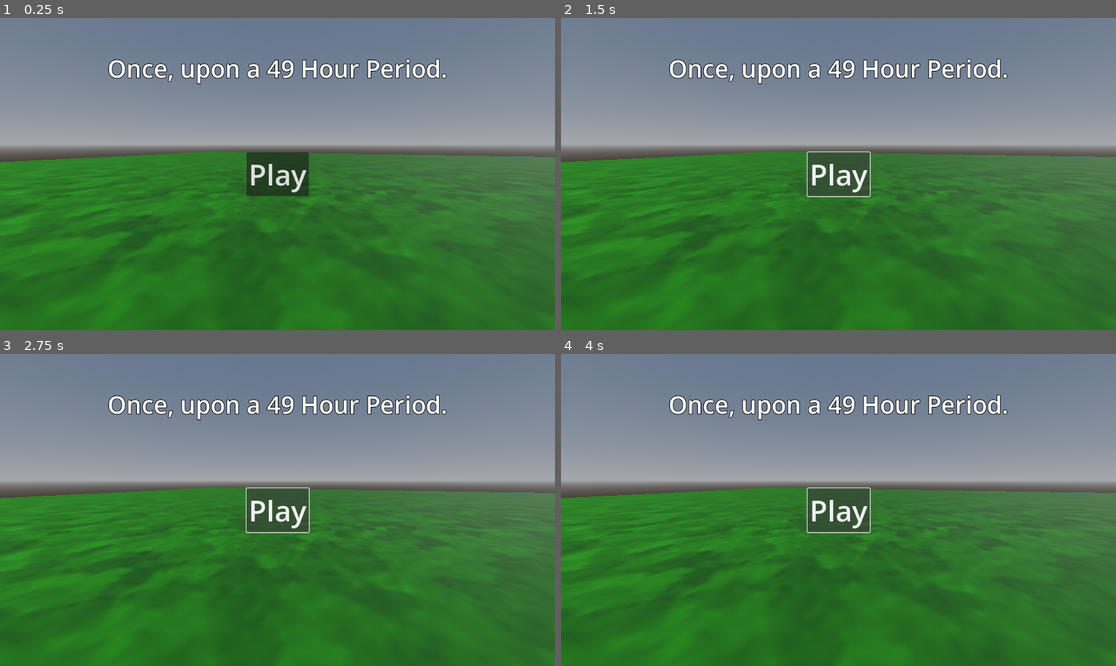
Above: before the commit, frames 1-4 (two rows, left to right).
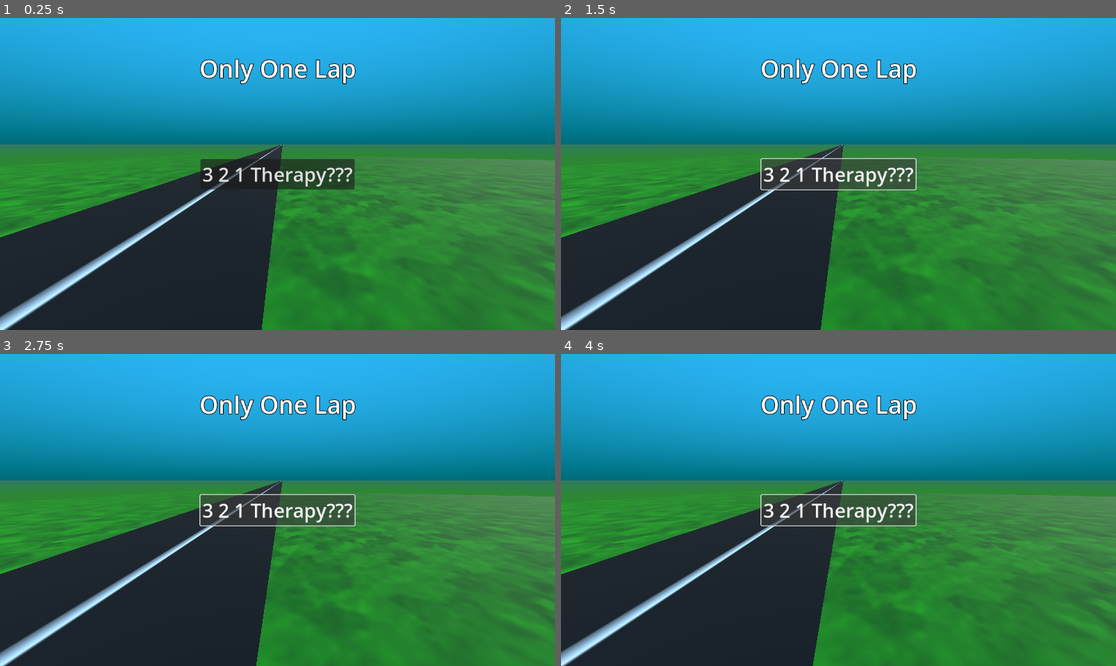
Above: after the commit, the same moments.

Repository: SweetFrontier/2023Fall49HourJam
Game: Godot game, scene res://Scenes/MainMenu.tscn
The game is run twice, just before and just after one commit, with the same random seed, the same clock (stepped at 60 frames per second) and the same inputs. The project has no main scene, so this scene is started directly.
Inputs:
- Up to frame 1 (0.25 s): no input
- Up to frame 2 (1.5 s): click "Play" (after the commit: "3 2 1 Therapy???") at 0.5 s; click "Play" (after the commit: "3 2 1 Therapy???") at 1.25 s
- Up to frame 3 (2.75 s): click "Play" (after the commit: "3 2 1 Therapy???") at 2 s
- Up to frame 4 (4 s): tap Enter at 2.75 s; tap Space at 3.5 s

The runs differ from the first frame. In frame 1, 74% of the frame differs, in the area x 0-100%, y 0-100%; in frame 2, 75%; in frame 3, 75%; in frame 4, 75%.

Commit message:
edited menu and added level

Diff:
--- /dev/null
+++ b/Scenes/Level.tscn
@@ -0,0 +1,52 @@
+[gd_scene load_steps=11 format=3 uid="uid://bpcwsp8fllas3"]
+
+[sub_resource type="Gradient" id="Gradient_3oxqj"]
+offsets = PackedFloat32Array(0, 0.486486, 0.494208, 1)
+colors = PackedColorArray(0.246701, 0.60184, 0, 1, 0.344369, 0.721341, 0.07604, 1, 0.334432, 0.707966, 0.070357, 1, 0.426158, 0.82419, 7.70092e-06, 1)
+
+[sub_resource type="FastNoiseLite" id="FastNoiseLite_3u1fx"]
+noise_type = 2
+seed = 12
+frequency = 0.2253
+cellular_return_type = 0
+
+[sub_resource type="NoiseTexture2D" id="NoiseTexture2D_oaivc"]
+color_ramp = SubResource("Gradient_3oxqj")
+noise = SubResource("FastNoiseLite_3u1fx")
+
+[sub_resource type="StandardMaterial3D" id="StandardMaterial3D_2nlr5"]
+albedo_texture = SubResource("NoiseTexture2D_oaivc")
+albedo_texture_force_srgb = true
+
+[sub_resource type="PlaneMesh" id="PlaneMesh_fov30"]
+
+[sub_resource type="Gradient" id="Gradient_f04y8"]
+offsets = PackedFloat32Array(0.467181, 0.478764, 0.517375, 0.525097)
+colors = PackedColorArray(0, 0, 0, 1, 0.972973, 0.972973, 0.972973, 1, 0.400636, 0.400636, 0.400636, 1, 0, 0, 0, 1)
+
+[sub_resource type="GradientTexture1D" id="GradientTexture1D_xjqp6"]
+gradient = SubResource("Gradient_f04y8")
+
+[sub_resource type="StandardMaterial3D" id="StandardMaterial3D_wwetl"]
+albedo_texture = SubResource("GradientTexture1D_xjqp6")
+
+[sub_resource type="PlaneMesh" id="PlaneMesh_cfmhg"]
+
+[sub_resource type="BoxMesh" id="BoxMesh_6fe0a"]
+
+[node name="Level" type="Node3D"]
+
+[node name="gras" type="MeshInstance3D" parent="."]
+transform = Transform3D(201.145, 0, 0, 0, 1, 0, 0, 0, 173.331, 0, 0, 0)
+material_overlay = SubResource("StandardMaterial3D_2nlr5")
+mesh = SubResource("PlaneMesh_fov30")
+
+[node name="road" type="MeshInstance3D" parent="."]
+transform = Transform3D(-0.817499, 0, -32.9175, 0, 1.12847, 0, 0.300473, 0, -89.5588, -26.278, 0.01, -68.213)
+material_override = SubResource("StandardMaterial3D_wwetl")
+mesh = SubResource("PlaneMesh_cfmhg")
+skeleton = NodePath("../gras")
+
+[node name="player" type="MeshInstance3D" parent="."]
+transform = Transform3D(0.703654, 0, 0, 0, 0.68284, 0, 0, 0, 1, -0.290428, 0.655794, -0.272331)
+mesh = SubResource("BoxMesh_6fe0a")
--- a/Scenes/MainMenu.tscn
+++ b/Scenes/MainMenu.tscn
@@ -1,6 +1,10 @@
-[gd_scene load_steps=9 format=3 uid="uid://7yulnf22mqsv"]
+[gd_scene load_steps=16 format=3 uid="uid://7yulnf22mqsv"]
 
 [sub_resource type="ProceduralSkyMaterial" id="ProceduralSkyMaterial_ijkcj"]
+sky_top_color = Color(0.184314, 0.729412, 1, 1)
+sky_horizon_color = Color(0, 0.419608, 0.462745, 1)
+ground_bottom_color = Color(0.176471, 0.541176, 0.156863, 1)
+ground_horizon_color = Color(0.196078, 0.470588, 0.4, 1)
 
 [sub_resource type="Sky" id="Sky_dluij"]
 sky_material = SubResource("ProceduralSkyMaterial_ijkcj")
@@ -8,6 +12,86 @@
 [sub_resource type="Environment" id="Environment_h3g38"]
 background_mode = 2
 sky = SubResource("Sky_dluij")
+
+[sub_resource type="Animation" id="Animation_y8d7q"]
+resource_name = "cameraFloat"
+length = 28.0
+loop_mode = 1
+tracks/0/type = "bezier"
+tracks/0/imported = false
+tracks/0/enabled = true
+tracks/0/path = NodePath(".:position:x")
+tracks/0/interp = 1
+tracks/0/loop_wrap = true
+tracks/0/keys = {
+"handle_modes": PackedInt32Array(3, 3, 3),
+"points": PackedFloat32Array(0.154319, -3.5, 0, 3.5, 0, 0.320311, -3.5, 0, 3.5, 0, 0.154319, -3.5, 0, 3.5, 0),
+"times": PackedFloat32Array(0, 14, 28)
+}
+tracks/1/type = "bezier"
+tracks/1/imported = false
+tracks/1/enabled = true
+tracks/1/path = NodePath(".:position:y")
+tracks/1/interp = 1
+tracks/1/loop_wrap = true
+tracks/1/keys = {
+"handle_modes": PackedInt32Array(3, 3, 3, 3),
+"points": PackedFloat32Array(0.598733, -1.75, 0, 1.75, 0, 0.629, -1.75, 0, 1.75, 0, 0.579409, -1.7, 0, 1.7, 0, 0.598733, -1.7, 0, 1.7, 0),
+"times": PackedFloat32Array(0, 7, 21.2, 28)
+}
+tracks/2/type = "bezier"
+tracks/2/imported = false
+tracks/2/enabled = true
+tracks/2/path = NodePath(".:position:z")
+tracks/2/interp = 1
+tracks/2/loop_wrap = true
+tracks/2/keys = {
+"handle_modes": PackedInt32Array(3),
+"points": PackedFloat32Array(0.988276, -0.25, 0, 0.25, 0),
+"times": PackedFloat32Array(0)
+}
+
+[sub_resource type="Animation" id="Animation_pgp45"]
+length = 0.001
+tracks/0/type = "bezier"
+tracks/0/imported = false
+tracks/0/enabled = true
+tracks/0/path = NodePath(".:position:x")
+tracks/0/interp = 1
+tracks/0/loop_wrap = true
+tracks/0/keys = {
+"handle_modes": PackedInt32Array(0),
+"points": PackedFloat32Array(0.154319, -0.25, 0, 0.25, 0),
+"times": PackedFloat32Array(0)
+}
+tracks/1/type = "bezier"
+tracks/1/imported = false
+tracks/1/enabled = true
+tracks/1/path = NodePath(".:position:y")
+tracks/1/interp = 1
+tracks/1/loop_wrap = true
+tracks/1/keys = {
+"handle_modes": PackedInt32Array(0),
+"points": PackedFloat32Array(0.598733, -0.25, 0, 0.25, 0),
+"times": PackedFloat32Array(0)
+}
+tracks/2/type = "bezier"
+tracks/2/imported = false
+tracks/2/enabled = true
+tracks/2/path = NodePath(".:position:z")
+tracks/2/interp = 1
+tracks/2/loop_wrap = true
+tracks/2/keys = {
+"handle_modes": PackedInt32Array(0),
+"points": PackedFloat32Array(0.988276, -0.25, 0, 0.25, 0),
+"times": PackedFloat32Array(0)
+}
+
+[sub_resource type="AnimationLibrary" id="AnimationLibrary_nkgc4"]
+_data = {
+"RESET": SubResource("Animation_pgp45"),
+"cameraFloat": SubResource("Animation_y8d7q")
+}
 
 [sub_resource type="Gradient" id="Gradient_b5sw0"]
 offsets = PackedFloat32Array(0, 0.486486, 0.494208, 1)
@@ -19,15 +103,27 @@
 frequency = 0.2253
 cellular_return_type = 0
 
-[sub_resource type="NoiseTexture2D" id="NoiseTexture2D_oaivc"]
+[sub_resource type="NoiseTexture2D" id="NoiseTexture2D_3hr4u"]
 color_ramp = SubResource("Gradient_b5sw0")
 noise = SubResource("FastNoiseLite_gt3gs")
 
 [sub_resource type="StandardMaterial3D" id="StandardMaterial3D_ta30e"]
-albedo_texture = SubResource("NoiseTexture2D_oaivc")
+albedo_texture = SubResource("NoiseTexture2D_3hr4u")
 albedo_texture_force_srgb = true
 
 [sub_resource type="PlaneMesh" id="PlaneMesh_jp3ir"]
+
+[sub_resource type="Gradient" id="Gradient_ec3dy"]
+offsets = PackedFloat32Array(0.467181, 0.478764, 0.517375, 0.525097)
+colors = PackedColorArray(0, 0, 0, 1, 0.972973, 0.972973, 0.972973, 1, 0.400636, 0.400636, 0.400636, 1, 0, 0, 0, 1)
+
+[sub_resource type="GradientTexture1D" id="GradientTexture1D_dmglq"]
+gradient = SubResource("Gradient_ec3dy")
+
+[sub_resource type="StandardMaterial3D" id="StandardMaterial3D_tow0f"]
+albedo_texture = SubResource("GradientTexture1D_dmglq")
+
+[sub_resource type="PlaneMesh" id="PlaneMesh_flddr"]
 
 [node name="Node3D" type="Node3D"]
 
@@ -38,12 +134,24 @@
 environment = SubResource("Environment_h3g38")
 
 [node name="Camera3D" type="Camera3D" parent="."]
-transform = Transform3D(0.929674, -0.0530577, 0.364543, 0, 0.989574, 0.144028, -0.368384, -0.133899, 0.919981, 0, 0.472662, 0.988276)
+transform = Transform3D(0.929674, -0.0530577, 0.364543, 0, 0.989574, 0.144028, -0.368384, -0.133899, 0.919981, 0.154319, 0.598733, 0.988276)
 
-[node name="MeshInstance3D" type="MeshInstance3D" parent="."]
+[node name="AnimationPlayer" type="AnimationPlayer" parent="Camera3D"]
+autoplay = "cameraFloat"
+libraries = {
+"": SubResource("AnimationLibrary_nkgc4")
+}
+
+[node name="gras" type="MeshInstance3D" parent="."]
 transform = Transform3D(8.93004, 0, 0, 0, 1, 0, 0, 0, 10.1059, 0, 0, 0)
 material_overlay = SubResource("StandardMaterial3D_ta30e")
 mesh = SubResource("PlaneMesh_jp3ir")
+
+[node name="road" type="MeshInstance3D" parent="."]
+transform = Transform3D(-0.817499, 0, -32.9175, 0, 1.12847, 0, 0.300473, 0, -89.5588, -26.278, 0.01, -68.213)
+material_override = SubResource("StandardMaterial3D_tow0f")
+mesh = SubResource("PlaneMesh_flddr")
+skeleton = NodePath("../gras")
 
 [node name="CanvasLayer" type="CanvasLayer" parent="."]
 
@@ -51,14 +159,14 @@
 anchors_preset = 5
 anchor_left = 0.5
 anchor_right = 0.5
-offset_left = -190.0
+offset_left = -162.0
 offset_top = 70.0
-offset_right = 190.0
-offset_bottom = 96.0
+offset_right = 163.0
+offset_bottom = 142.0
 grow_horizontal = 2
 theme_override_constants/outline_size = 5
 theme_override_font_sizes/font_size = 50
-text = "Once, upon a 49 Hour Period."
+text = "Only One Lap"
 
 [node name="Button" type="Button" parent="CanvasLayer"]
 anchors_preset = 8
@@ -72,5 +180,5 @@
 offset_bottom = 15.5
 grow_horizontal = 2
 grow_vertical = 2
-theme_override_font_sizes/font_size = 60
-text = "Play"
+theme_override_font_sizes/font_size = 40
+text = "3 2 1 Therapy???"
